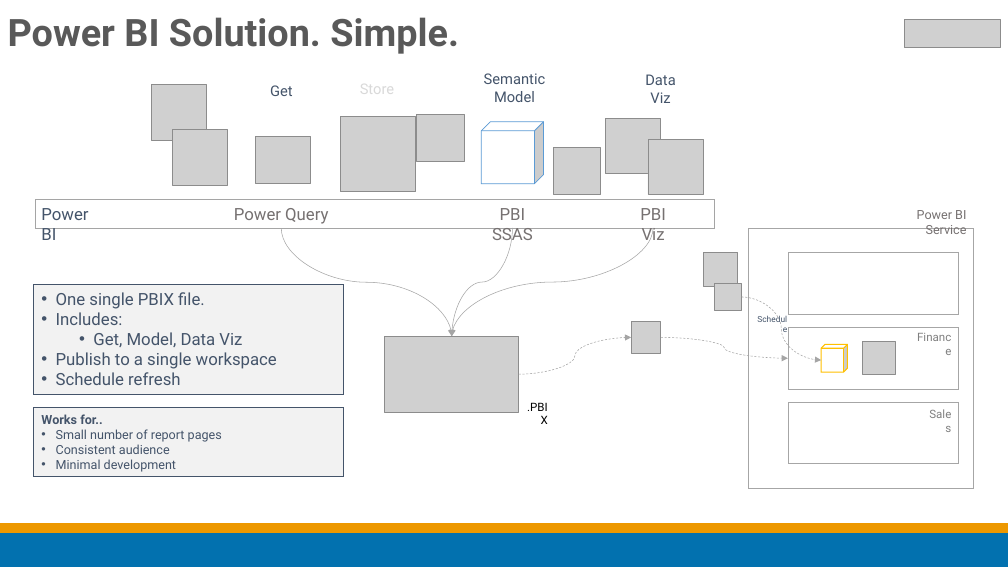
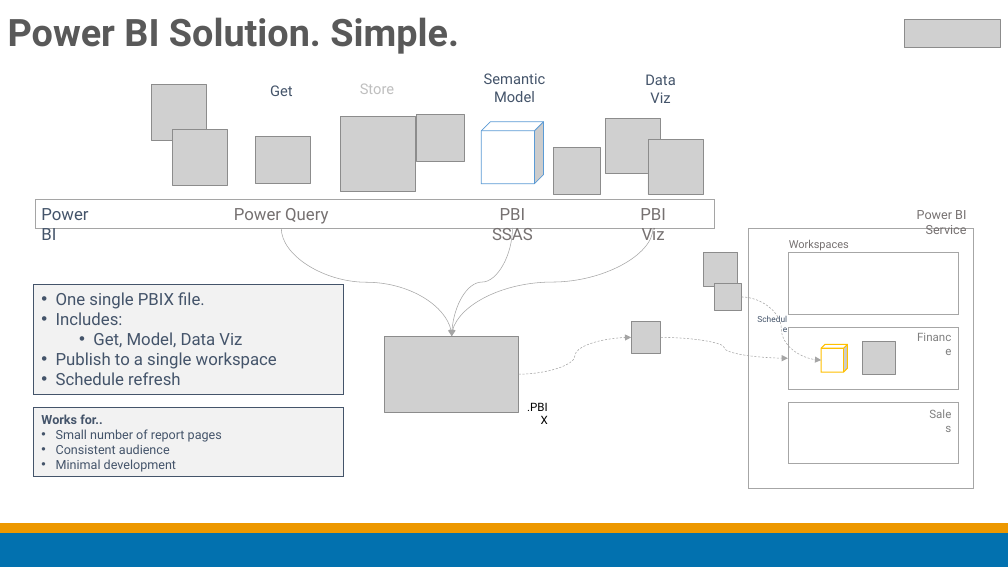
Before and after one commit to datalineo/sessions, a slide deck: slide 4 of Evolve Power BI Architecture/Evolving your Power BI Architecture using Dataflows and Shared Datasets.pptx. Drawn at 1008x567 pixels with LibreOffice and Linux fonts; fonts in the diff are those of the drawing; grey boxes stand for pictures. Boxes give left, top, right and bottom in pixels: in the first picture for what was removed or moved away, otherwise in the second. Text is boxed around its words. In the diff, an @@ line names an element or a change of style, - is before the commit and + after.

```diff
--- a/Evolve Power BI Architecture/Evolving your Power BI Architecture using Dataflows and Shared Datasets.pptx
+++ b/Evolve Power BI Architecture/Evolving your Power BI Architecture using Dataflows and Shared Datasets.pptx
@@ text "Store" at [360,84,394,94]: text colour #D9D9D9 to #BFBFBF @@
@@ text added at [789,240,849,250], 10.5 pt, text #767171 @@
+Workspaces
```
Also in this commit, not shown: 2 other slides changed, 1 slide added, 9 other files.
